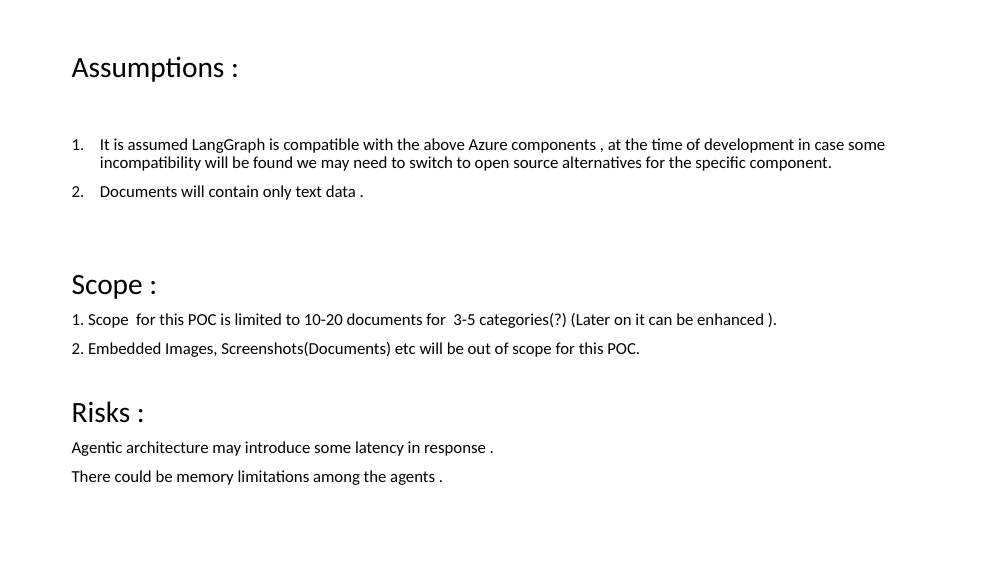
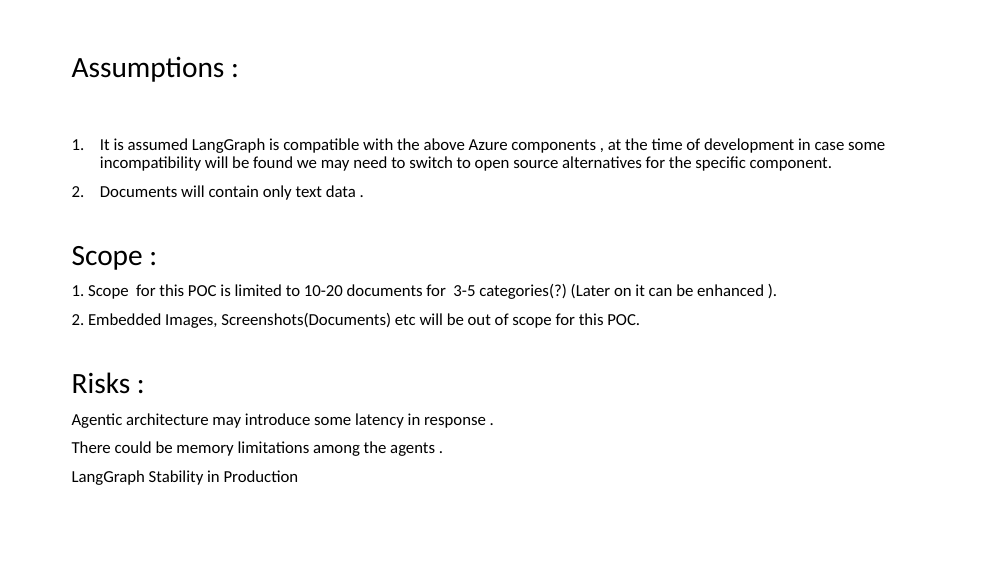
Before and after one commit to AnejaIsha/langraph, a slide deck: slide 3 of Arch.pptx. Drawn at 1008x567 pixels with LibreOffice and Linux fonts; fonts in the diff are those of the drawing. Boxes give left, top, right and bottom in pixels: in the first picture for what was removed or moved away, otherwise in the second. Text is boxed around its words. In the diff, an @@ line names an element or a change of style, - is before the commit and + after.

```diff
--- a/Arch.pptx
+++ b/Arch.pptx
@@ text at [72,470,299,485]: paragraph added @@
+LangGraph Stability in Production
```
